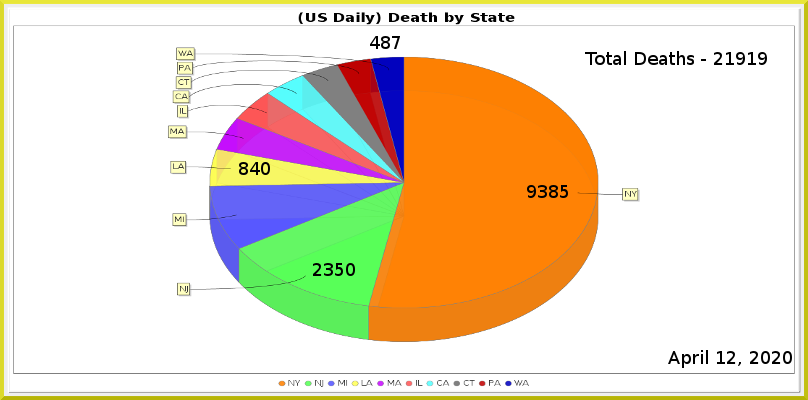
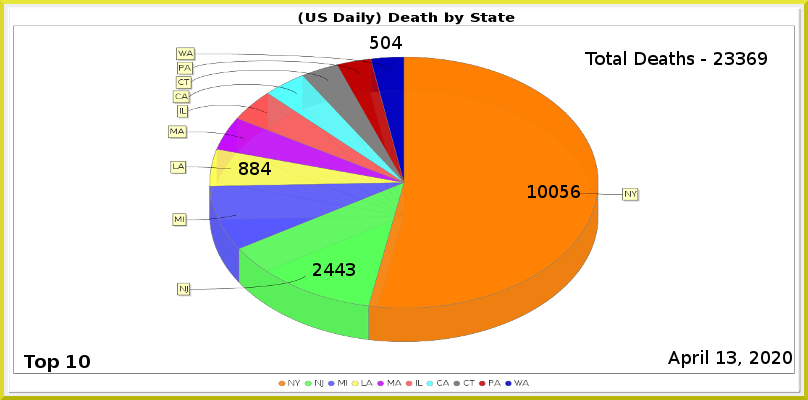
Layered file, before and after one edit (808px x 400px). Changes by layer:
painted on "Least" over <box>370,36,402,49</box>
painted on "LA" over <box>250,162,271,175</box>
painted on "NJ" over <box>324,263,355,276</box>
painted on "NY" over <box>527,185,580,198</box>
renamed "Total Deaths - 21919" to "Total Deaths - 23369", painted on it over <box>725,52,756,65</box>
painted on "Current Date" over <box>727,351,736,364</box>
added layer "Top 10" above "Death_by_State.png" over <box>24,355,90,372</box>
